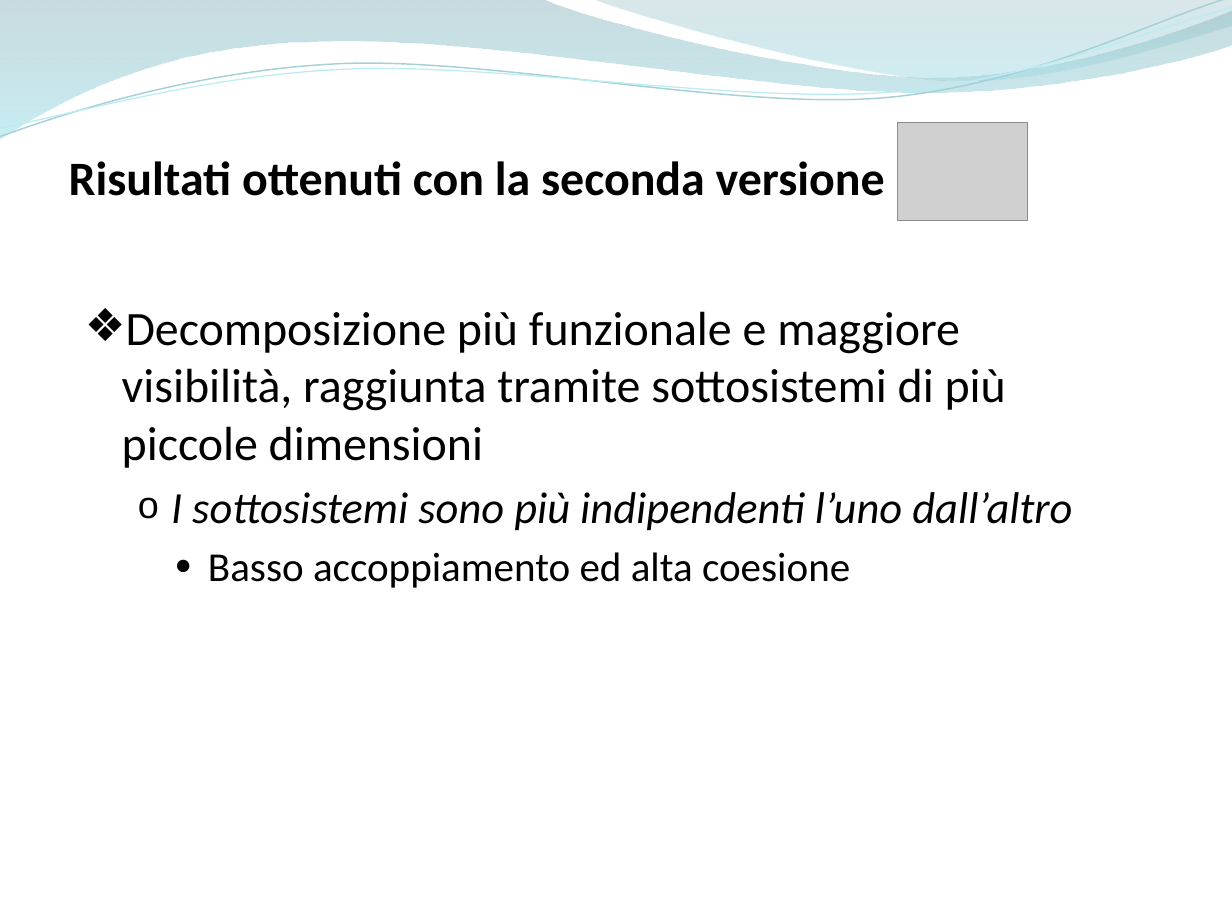
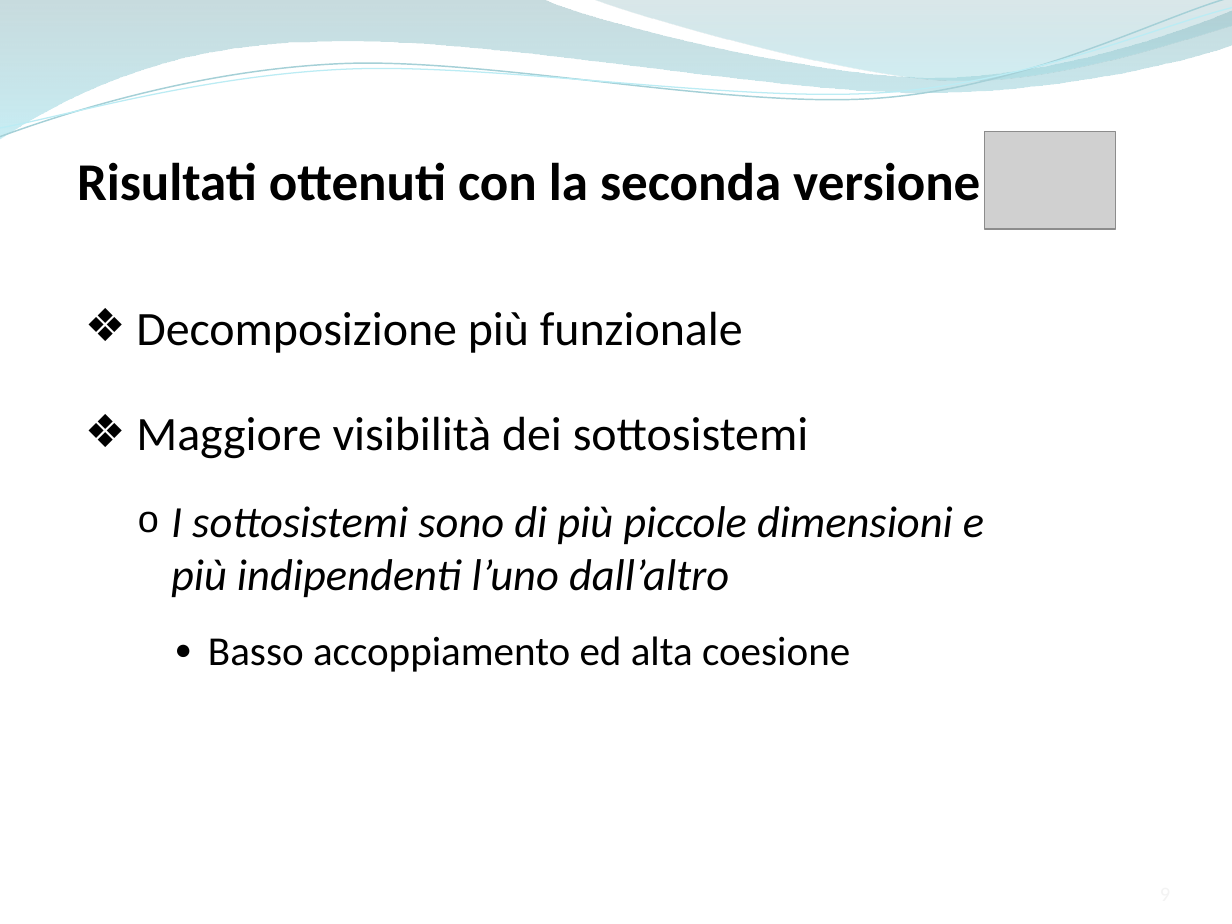
Before and after one commit to ammirate/at-silo, a slide deck: slide 9 of Presentazione/Atsilo2/Ferrara/Ferrara_M_PresentazioneFinale.pptx. Drawn at 1232x924 pixels with LibreOffice and Linux fonts; fonts in the diff are those of the drawing; grey boxes stand for pictures. Boxes give left, top, right and bottom in pixels: in the first picture for what was removed or moved away, otherwise in the second. Text is boxed around its words. In the diff, an @@ line names an element or a change of style, - is before the commit and + after.

```diff
--- a/Presentazione/Atsilo2/Ferrara/Ferrara_M_PresentazioneFinale.pptx
+++ b/Presentazione/Atsilo2/Ferrara/Ferrara_M_PresentazioneFinale.pptx
@@ text "Risultati ottenuti con la seconda ..." at [77, 162, 980, 201]: size 28 to 31 pt @@
@@ picture: place and size @@
-picture at [897, 122, 1027, 219]
+picture at [984, 132, 1115, 229]
@@ text at [136, 311, 984, 598]: text changed; size 28 to 26 pt; italic on @@
-❖ Decomposizione più funzionale e maggiore visibilità, raggiunta tramite sottosistemi di più piccole dimensioni
-  o I sottosistemi sono più indipendenti l’uno dall’altro
+❖ Decomposizione più funzionale
+❖ Maggiore visibilità dei sottosistemi
+  o I sottosistemi sono di più piccole dimensioni e più indipendenti l’uno dall’altro
```
Also in this commit, not shown: 12 other slides changed, 5 slides added, 3 slides removed.
